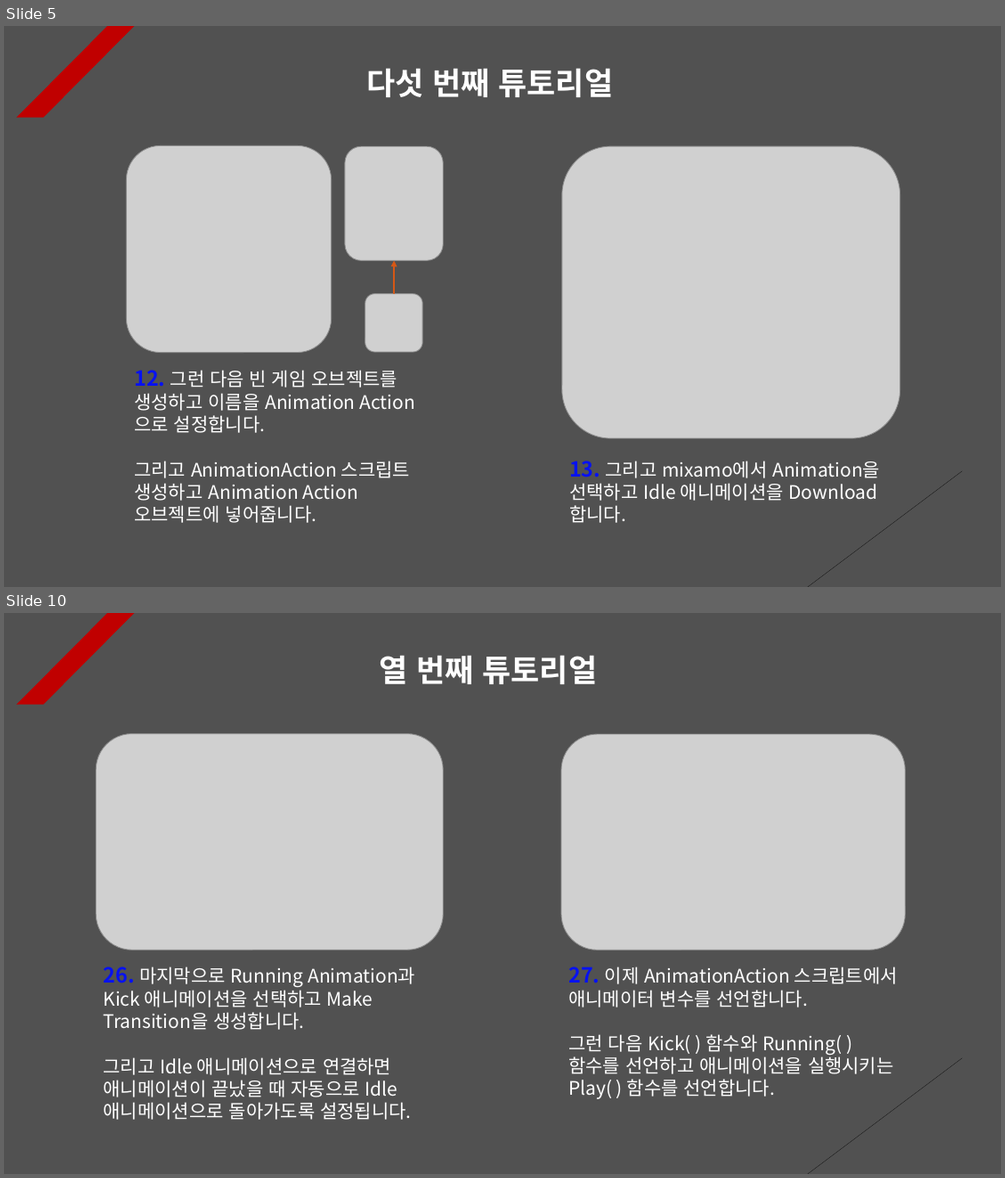
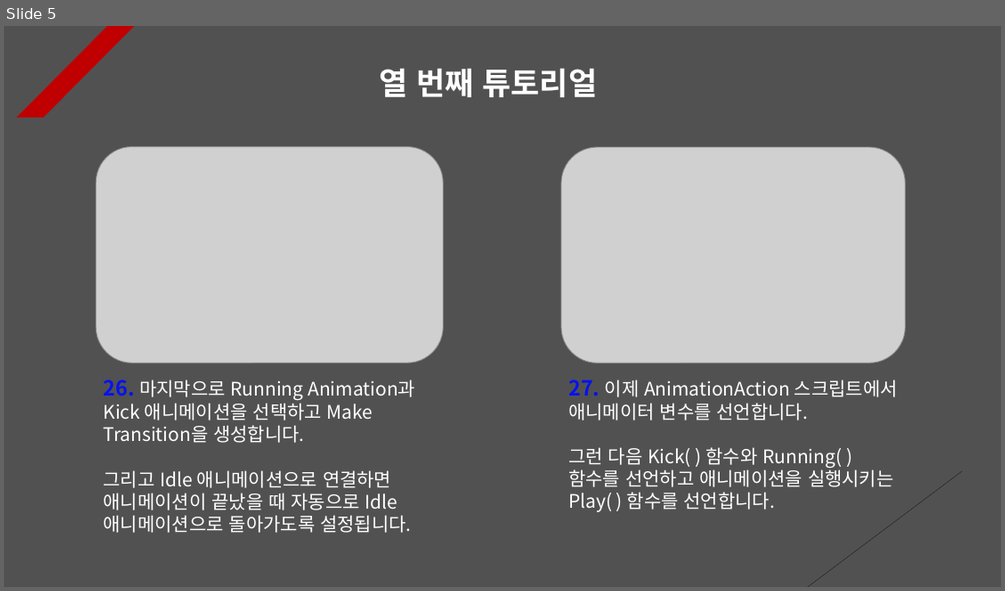
Before and after one commit to Unity2033/3D-UnityEngine, a slide deck: Assets/Animator Controller/PPT Data/Animator Controller Example.pptx. Shown one above the other, each under a label of ours: slides 5 and 10 before the commit, slide 5 after it; the slides between them are not shown. The pictures are 1005x1178 and 1005x591 pixels, drawn with LibreOffice and Linux fonts; fonts in the diff are those of the drawing; grey boxes stand for pictures. Boxes give left, top, right and bottom in pixels: in the first picture for what was removed or moved away, otherwise in the second. Text is boxed around its words. In the diff, an @@ line names an element or a change of style, - is before the commit and + after.

```diff
--- a/Assets/Animator Controller/PPT Data/Animator Controller Example.pptx
+++ b/Assets/Animator Controller/PPT Data/Animator Controller Example.pptx
@@ slide 5 removed at bbox=[4, 26, 1001, 587], background #515151; not listed: 2 template elements that a slide beside it also shows @@
@@ text removed at bbox=[366, 68, 614, 97] @@
-다섯 번째 튜토리얼
@@ picture removed at bbox=[127, 145, 332, 352] @@
@@ picture removed at bbox=[345, 146, 443, 261] @@
@@ picture removed at bbox=[562, 146, 900, 438] @@
@@ arrow removed from (394, 294) to (395, 260) @@
@@ picture removed at bbox=[365, 294, 423, 352] @@
@@ text removed at bbox=[134, 370, 410, 523] @@
-12. 그런 다음 빈 게임 오브젝트를 생성하고 이름을 Animation Action으로 설정합니다.
-그리고 AnimationAction 스크립트 생성하고 Animation Action 오브젝트에 넣어줍니다.
@@ text removed at bbox=[569, 460, 880, 500] @@
-13. 그리고 mixamo에서 Animation을 선택하고 Idle 애니메이션을 Download합니다.
@@ what was slide 10 is now slide 5 @@
```
Also in this commit, not shown: 3 slides changed, 1 slide added, 5 other slides removed, 27 other files.
